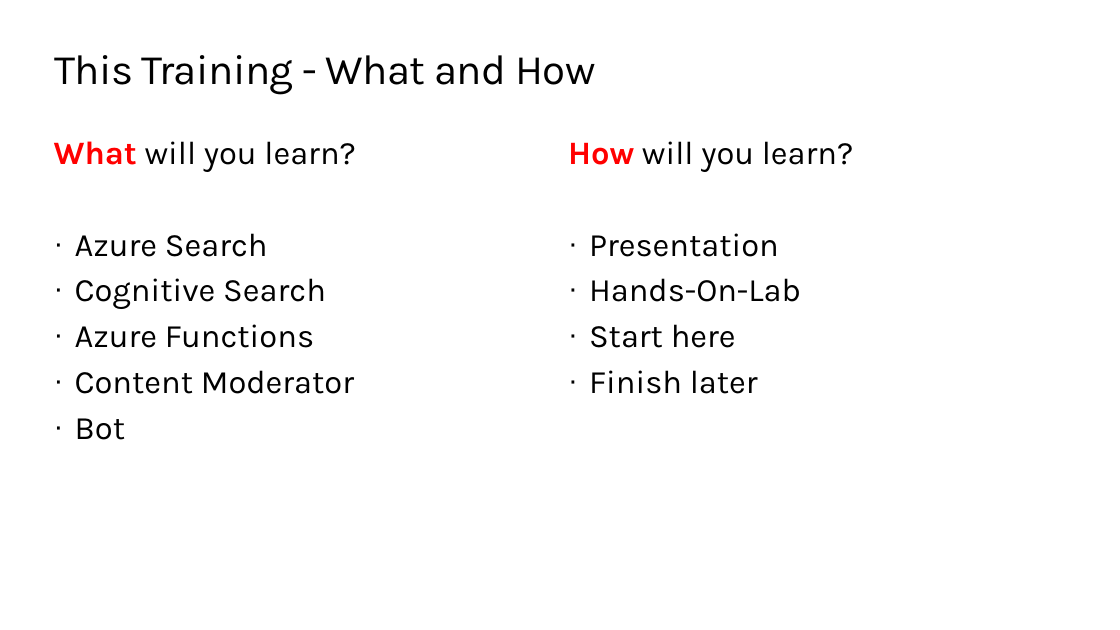
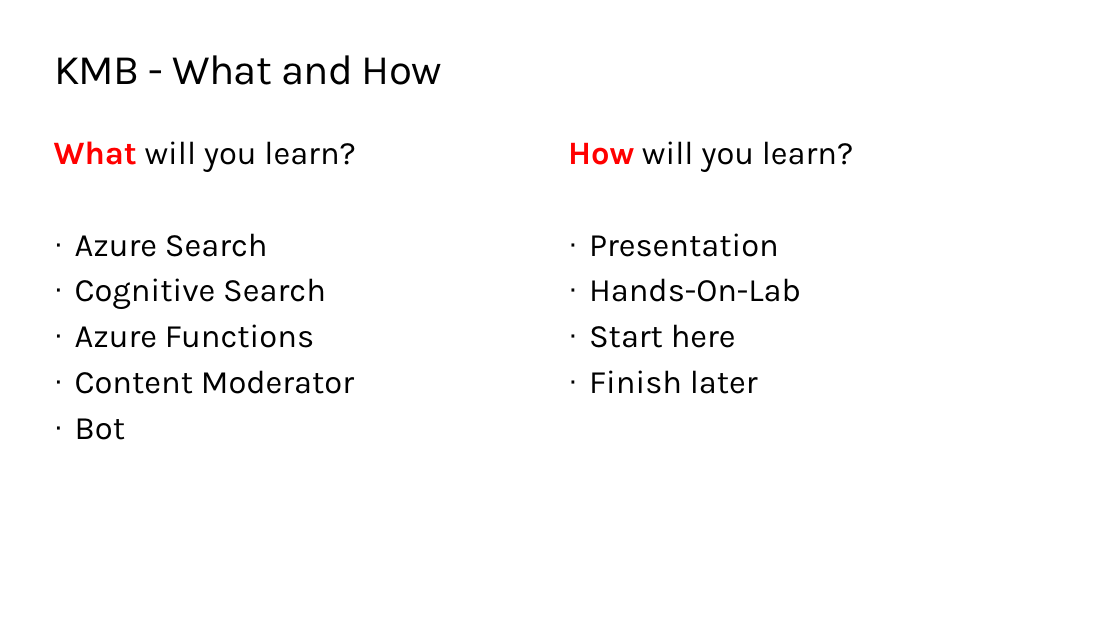
Before and after one commit to QuirkyDataScientist1978/Build-a-knowledge-mining-solution-using-Azure-AI, a slide deck: slide 9 of resources/slides/Opening.pptx (slide 8 before the commit). Drawn at 1120x630 pixels with LibreOffice and Linux fonts; fonts in the diff are those of the drawing; background and template pictures are left out. Boxes give left, top, right and bottom in pixels: in the first picture for what was removed or moved away, otherwise in the second. Text is boxed around its words. In the diff, an @@ line names an element or a change of style, - is before the commit and + after.

```diff
--- a/resources/slides/Opening.pptx
+++ b/resources/slides/Opening.pptx
@@ title at (54,55,442,85): text changed @@
-This Training - What and How
+KMB - What and How
```
Also in this commit, not shown: 14 other slides changed, 3 slides added, 1 slide removed.
